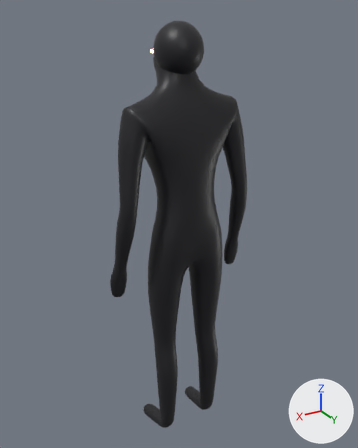
The glTF model prototypes/band/models/guitar1.glb as it was, and as the next commit left it.
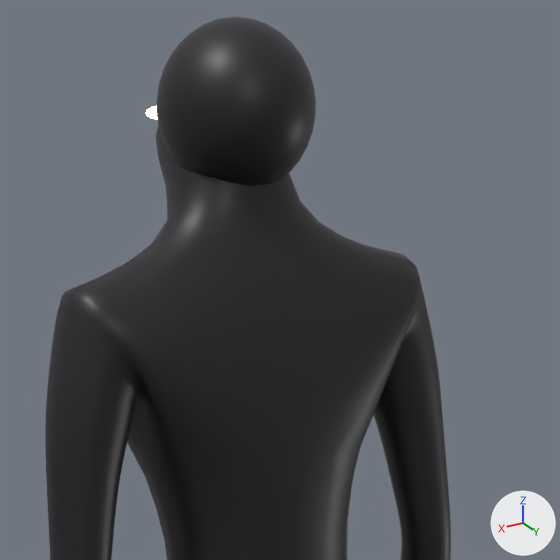
Old and new are each drawn whole from a 50 mm camera at (0.955, 1.531, 1.826) aimed at (-0.017, -0.089, 1.016) and again close up on the part from 29% to 79% of the width and 3% to 43% of the height. The lights are fixed; the arrows at lower right show +X, +Y and +Z. The first two pictures are the older version. Vertices at exactly the same position are counted once.

Objects in the first close-up: 'guitar1'.
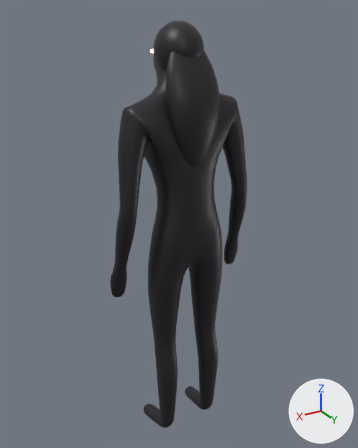
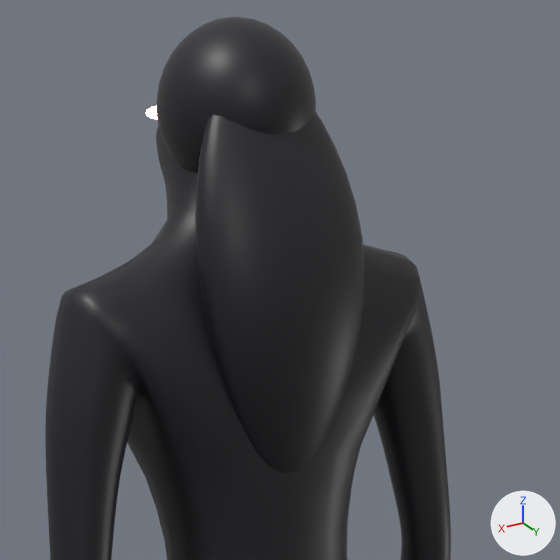
Pixel boxes [x1, y1, x2, y2] of what changed, in the close-ups (560 x 560 px):
part 1 of me_guitar1, added (black)
    after: [195, 111, 365, 473]

Diff of the bpy script that builds the scene:
```diff
--- a/prototypes/band/models/guitar1.glb.py
+++ b/prototypes/band/models/guitar1.glb.py
@@ mat_guitar1_hair @@
+mat_guitar1_hair = principled_material('guitar1_hair')
+mat_guitar1_hair.base_color = (0.012, 0.012, 0.016)  # black #1d1d22
+mat_guitar1_hair.roughness = 0.45
@@ me_guitar1 @@
 # used by ob_guitar1; location = (0.0, 0.0, 0.0)
-me_guitar1.from_pydata(...)  # 4692 vertices, 9368 faces; spans x -0.31..0.31, y -0.18..0.08, z 0.02..1.8
+me_guitar1.from_pydata(...)  # 5150 vertices, 10280 faces; spans x -0.31..0.31, y -0.18..0.09, z 0.02..1.8
+# me_guitar1 part 1: a new loose piece of 458 vertices spanning x -0.11..0.11, y -0.03..0.09, z 1.29..1.75, in mat_guitar1_hair (black #1d1d22)
 me_guitar1.materials.append(mat_guitar1_dark)
 me_guitar1.materials.append(mat_guitar1_eyes)
+me_guitar1.materials.append(mat_guitar1_hair)  # black #1d1d22
```
